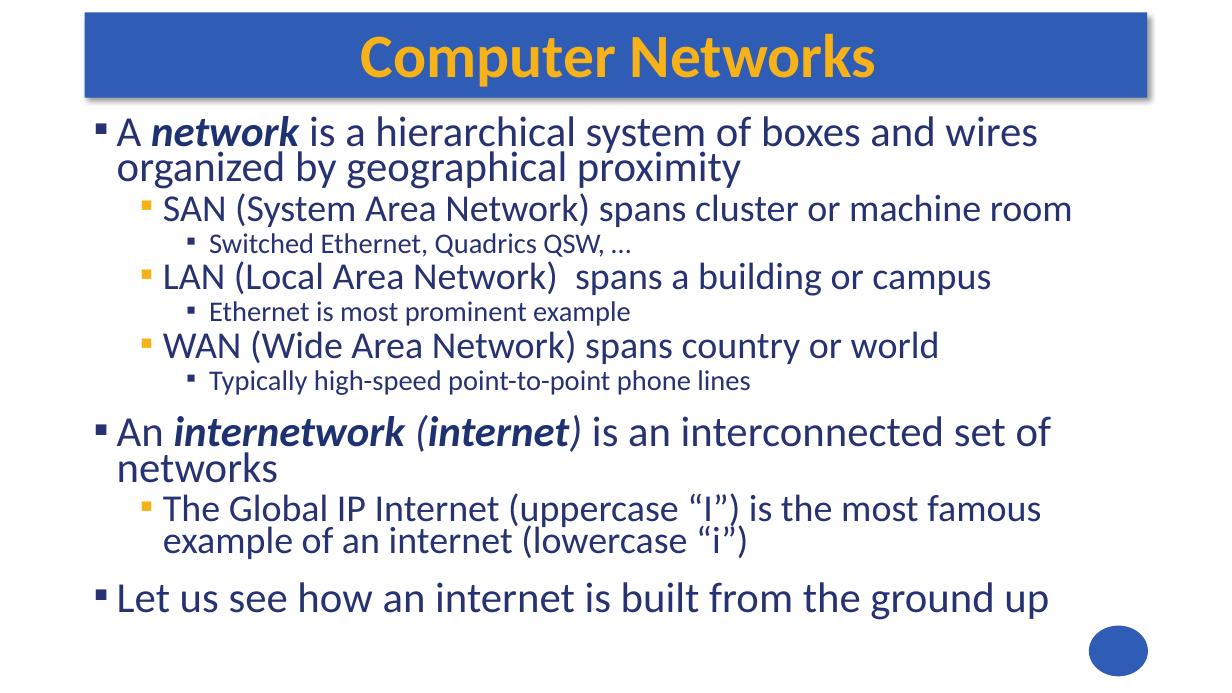
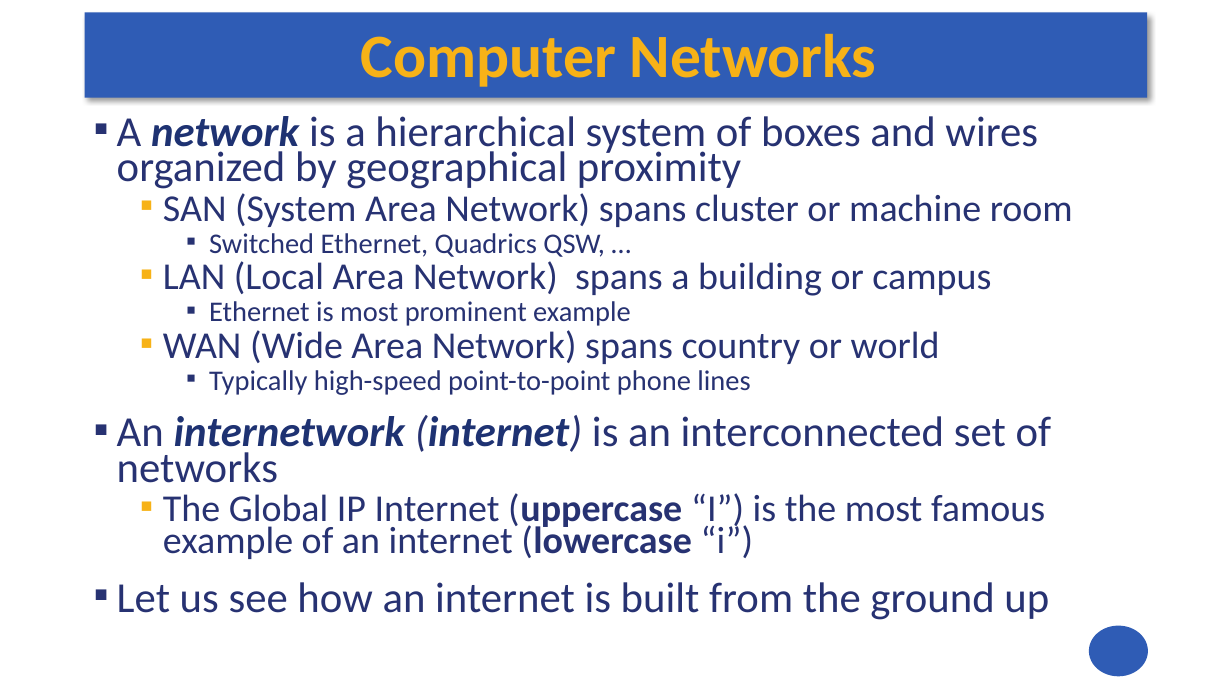
Before and after one commit to andrewt0301/hse-acos-course, a slide deck: slide 4 of docs/part2os/12_Networking/OS_Lecture_12.pptx. Drawn at 1232x693 pixels with LibreOffice and Linux fonts; fonts in the diff are those of the drawing. Boxes give left, top, right and bottom in pixels: in the first picture for what was removed or moved away, otherwise in the second. Text is boxed around its words. In the diff, an @@ line names an element or a change of style, - is before the commit and + after.

```diff
--- a/docs/part2os/12_Networking/OS_Lecture_12.pptx
+++ b/docs/part2os/12_Networking/OS_Lecture_12.pptx
@@ text at [163, 493, 1045, 559]: bold on in "(uppercase (lowercase" @@
```
Also in this commit, not shown: 12 other slides changed, 1 slide added, 1 other file.
